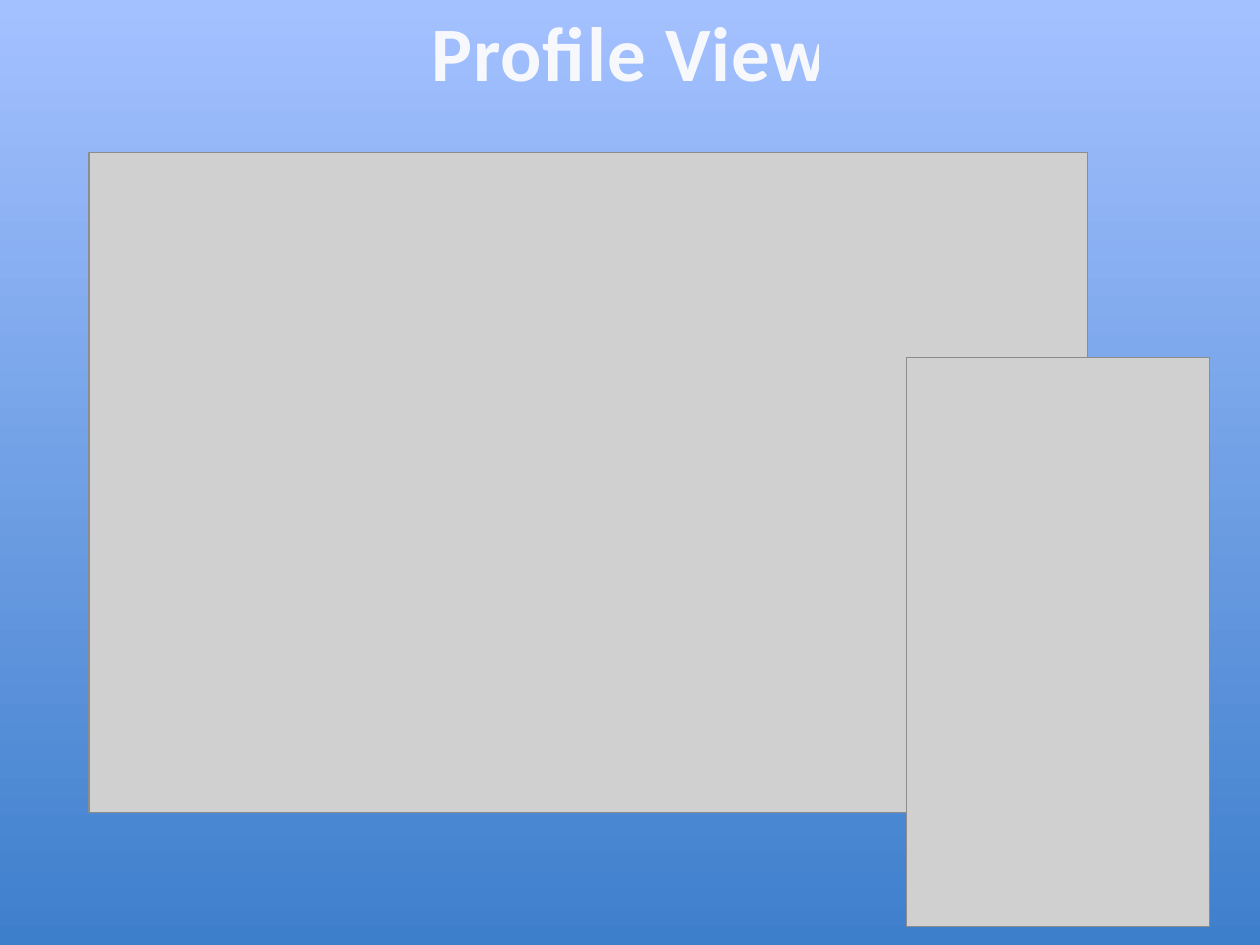
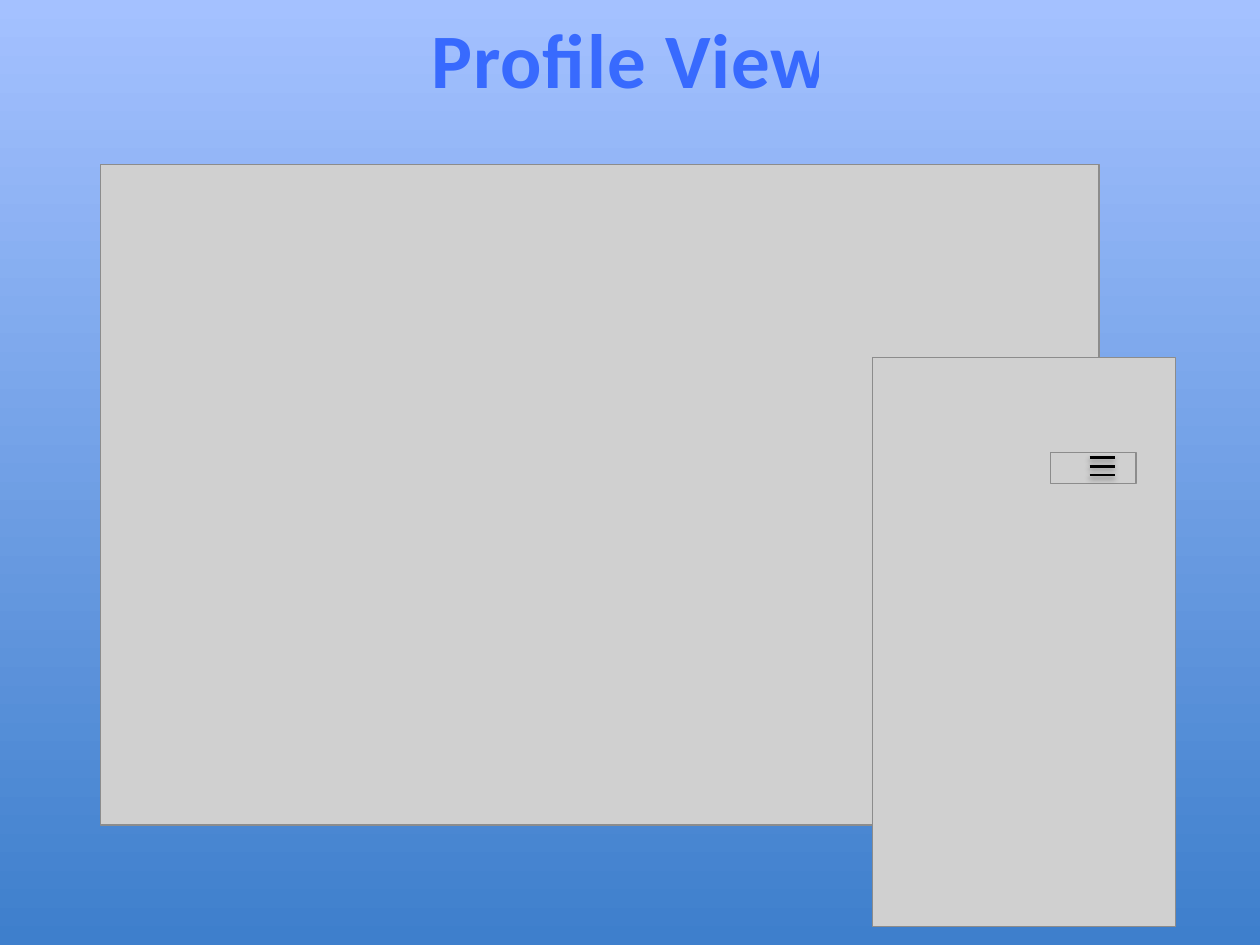
Before and after one commit to hobbske/tennis_app, a slide deck: slide 4 of docs/powerpt_mockup.pptx. Drawn at 1260x945 pixels with LibreOffice and Linux fonts; fonts in the diff are those of the drawing; grey boxes stand for pictures. Boxes give left, top, right and bottom in pixels: in the first picture for what was removed or moved away, otherwise in the second. Text is boxed around its words. In the diff, an @@ line names an element or a change of style, - is before the commit and + after.

```diff
--- a/docs/powerpt_mockup.pptx
+++ b/docs/powerpt_mockup.pptx
@@ title "Profile View" moved from (x1=431, y1=27, x2=828, y2=82) to (x1=431, y1=34, x2=828, y2=89) @@
@@ title "Profile View" at (x1=431, y1=34, x2=828, y2=89): text colour #FCFCFD at 95% opacity to #3366FF at 95% opacity @@
@@ picture moved from (x1=89, y1=152, x2=1087, y2=813) to (x1=101, y1=165, x2=1099, y2=825) @@
@@ picture moved from (x1=906, y1=358, x2=1210, y2=926) to (x1=873, y1=358, x2=1177, y2=926) @@
@@ group added at (x1=1051, y1=452, x2=1137, y2=484): 3 lines, 1 picture @@
```
Also in this commit, not shown: 3 other slides changed, 1 slide added, 5 other files.
